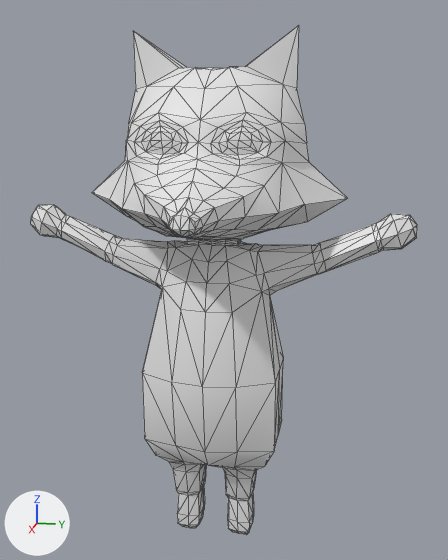
What one commit did to the glTF model driftlock/assets/objects/fox.glb.
Before and after are seen from a camera (50 mm lens) standing at (4.98, 1.07, 3.51) and looking at (-0.4, 0.0, 2.16). The lights are fixed; the arrows at lower left show +X, +Y and +Z. Mesh edges are drawn as thin lines. Where no turn or scale is listed for an object, it has been applied to the vertices. Vertices at the same position are counted once.

Script lines for the objects in view, before the commit:
```python
mat_material = principled_material('Material')
mat_material.base_color = (0.8, 0.8, 0.8)  # white #e7e7e7
me_cube = bpy.data.meshes.new('Cube')
me_cube.from_pydata(...)  # 572 vertices, 1140 faces; spans x -1.82..1.07, y -1.6..1.6, z -0.05..4.3
me_cube.materials.append(mat_material)  # white #e7e7e7
# before: 16 (0.1, -0.21, 2.63) at pixel (187, 244), 17 (-0.11, -0.21, 2.63), 19 (-0.12, 0.0, 2.63), 20 (0.11, -0.21, 2.69) at pixel (186, 237), 21 (-0.11, -0.21, 2.69)
# before: 23 (-0.17, 0.0, 2.69), 144 (-0.11, -0.11, 2.63), 156 (-0.14, -0.11, 2.69), 282 (-0.11, -0.21, 2.67), 283 (-0.15, 0.0, 2.67)
# before: 284 (0.11, -0.21, 2.67) at pixel (186, 239), 287 (-0.13, -0.11, 2.67), 288 (-0.13, 0.0, 2.65), 290 (-0.12, -0.11, 2.65), 292 (-0.11, -0.21, 2.65)
# before: 293 (0.11, -0.21, 2.65) at pixel (187, 241), 321 (0.1, 0.21, 2.63) at pixel (236, 245), 322 (-0.11, 0.21, 2.63) at pixel (241, 241), 323 (0.11, 0.21, 2.69) at pixel (237, 239), 324 (-0.11, 0.21, 2.69)
# before: 420 (-0.11, 0.11, 2.63), 430 (-0.14, 0.11, 2.69), 552 (-0.11, 0.21, 2.67), 553 (0.11, 0.21, 2.67) at pixel (237, 241), 556 (-0.13, 0.11, 2.67)
# before: 558 (-0.12, 0.11, 2.65), 559 (-0.11, 0.21, 2.65) at pixel (241, 239), 560 (0.11, 0.21, 2.65) at pixel (237, 243)
ob_fox = bpy.data.objects.new('Fox', me_cube)
ob_fox.location = (0.0, 0.0, -0.05)
```
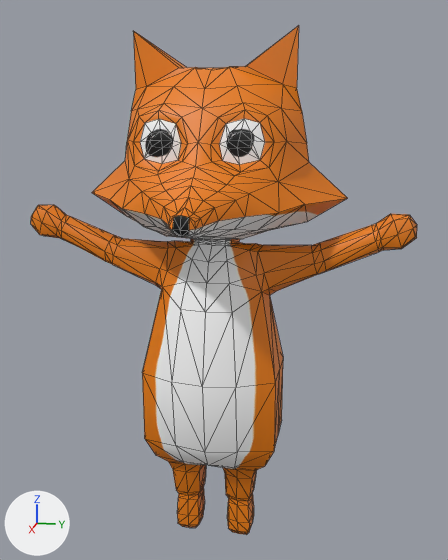
The newer file is also rescaled (x0.344), turned or shifted as a whole; pictures and numbers use the older file's frame.

Where the change shows, as pixel boxes [x1, y1, x2, y2] in the pictures (448 x 560 px; the box of a moved part takes in the faces that stretch with it):
'Fox', surface changed, reshaped: [31, 26, 417, 535] in both
part 1 of me_cube, moved or reshaped: before [175, 238, 256, 250]; after [175, 239, 256, 250]
part 2 of me_cube, moved or reshaped: [92, 84, 347, 221] in both
part 3 of me_cube, built on: [177, 486, 254, 523] in both
part 4 of me_cube, surface changed: [31, 26, 417, 535] in both

Diff of the bpy script that builds the scene:
```diff
--- a/driftlock/assets/objects/fox.glb.py
+++ b/driftlock/assets/objects/fox.glb.py
@@ img_jasklf @@
+img_jasklf = load_image('JASKLF', '_unpacked/JASKLF', 1024, 1024, 'sRGB')
@@ mat_material @@
 mat_material = principled_material('Material')
-mat_material.base_color = (0.8, 0.8, 0.8)  # white #e7e7e7
+mat_material.texture = img_jasklf
@@ me_cube @@
 # used by ob_fox; location = (0.0, 0.0, -0.05)
 # verts and faces of me_cube; kept vertices keep their numbers, new ones are numbered from 572
-me_cube.from_pydata(...)  # 572 vertices, 1140 faces; spans x -1.82..1.07, y -1.6..1.6, z -0.05..4.3
+me_cube.from_pydata(...)  # 588 vertices, 1172 faces; spans x -1.82..1.07, y -1.6..1.6, z -0.05..4.3
+# me_cube part 1
+for i in [16, 17, 20, 21, 282, 284, 292, 293]: verts[i] += (0.0, 0.05, 0.0)
+for i in [19, 23, 288]: verts[i] += (-0.01, 0.0, 0.0)
+for i in [*range(321, 325), 552, 553, 559, 560]: verts[i] += (0.0, -0.05, 0.0)
+verts[144] = (-0.11, -0.07, 2.63)  # moved
+verts[290] = (-0.12, -0.07, 2.65)  # moved
+verts[156] = (-0.15, -0.07, 2.69)  # moved
+verts[287] = (-0.14, -0.07, 2.67)  # moved
+verts[283] = (-0.17, 0.0, 2.67)  # moved
+verts[420] = (-0.11, 0.07, 2.63)  # moved
+verts[558] = (-0.12, 0.07, 2.65)  # moved
+verts[430] = (-0.15, 0.07, 2.69)  # moved
+verts[556] = (-0.14, 0.07, 2.67)  # moved
+# me_cube part 2
+# 59 vertices move from x -0.55..0.72, y -0.72..0.72, z 3.09..3.66 to x -0.48..0.75, y -0.69..0.69, z 3.07..3.73
+# me_cube part 3
+# 32 faces are deleted
+# 10 vertices are added at x -0.15..0.12, y -0.34..0.34, z 0.28
+# 6 new vertices lie (0.0, 0.0, -0.05) away from vertices in x -0.12..0.13, y -0.23..0.23, z 0.33
+# 64 new faces join them
+# me_cube part 4: 1108 kept faces spanning x -1.82..1.07, y -1.6..1.6, z -0.05..4.3 get new texture (UV) coordinates
 me_cube.materials.append(mat_material)
```
